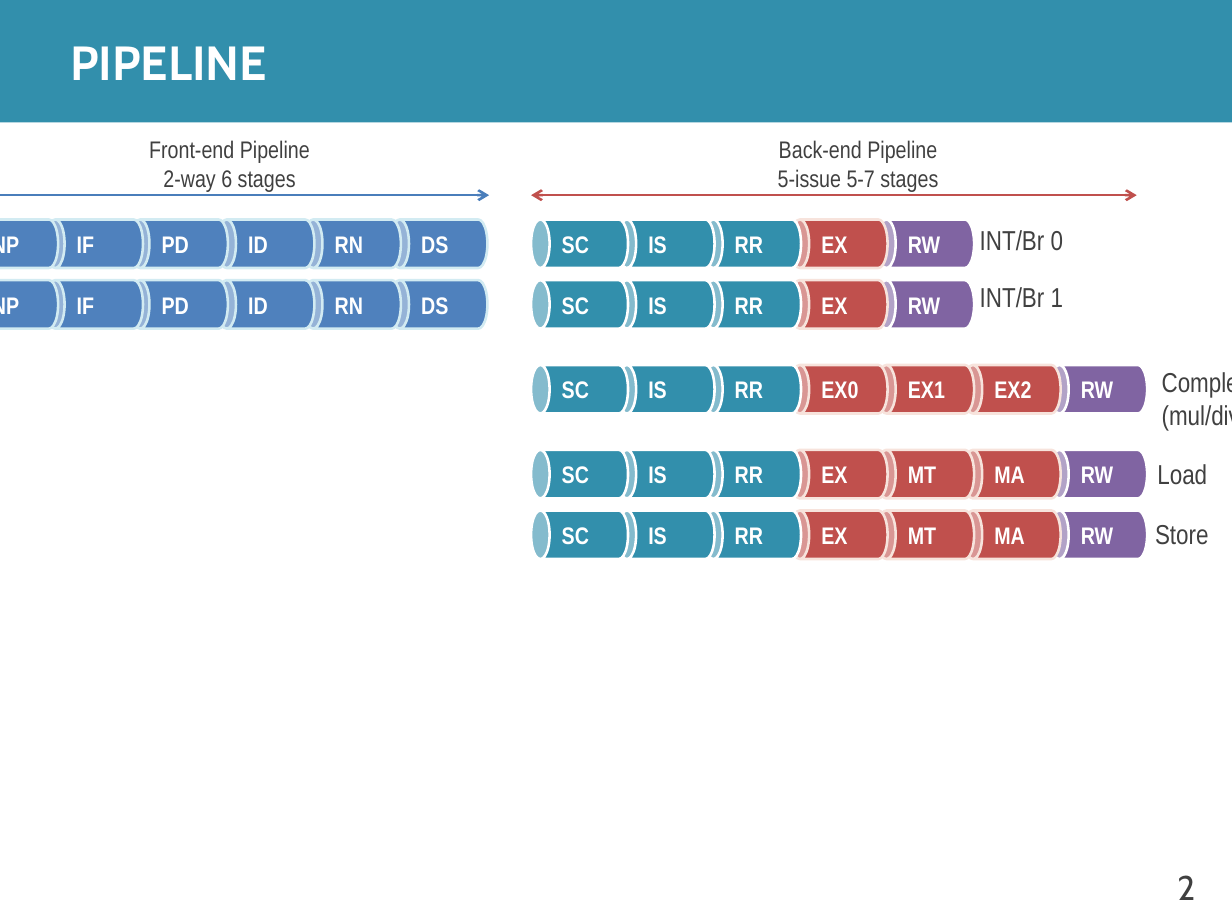
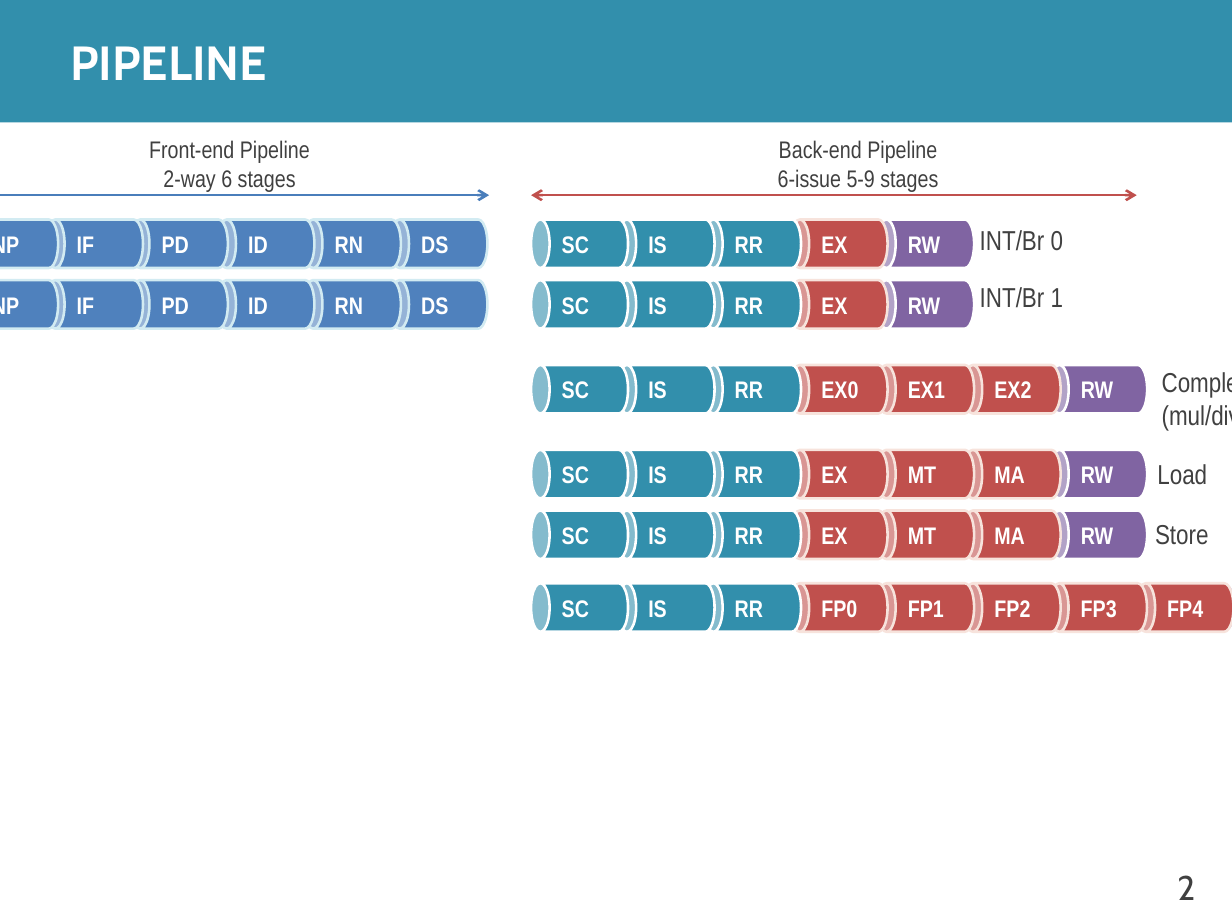
Before and after one commit to rsd-devel/rsd, a slide deck: slide 2 of Docs/Images/rsd.pptx. Drawn at 1232x924 pixels with LibreOffice and Linux fonts; fonts in the diff are those of the drawing. Boxes give left, top, right and bottom in pixels: in the first picture for what was removed or moved away, otherwise in the second. Text is boxed around its words. In the diff, an @@ line names an element or a change of style, - is before the commit and + after.

```diff
--- a/Docs/Images/rsd.pptx
+++ b/Docs/Images/rsd.pptx
@@ text at (778,169,938,192): text changed @@
-5-issue 5-7 stages
+6-issue 5-9 stages
@@ cylinder added at (531,584,628,632), fill #328FAC, outline #FFFFFF 1.5 pt, 14 pt, text #FFFFFF, bold @@
+SC
@@ cylinder added at (617,584,715,632), fill #328FAC, outline #FFFFFF 1.5 pt, 14 pt, text #FFFFFF, bold @@
+IS
@@ cylinder added at (703,584,801,632), fill #328FAC, outline #FFFFFF 1.5 pt, 14 pt, text #FFFFFF, bold @@
+RR
@@ cylinder added at (790,584,887,632), fill #C0504D, outline #F7E3DC 1.5 pt, 14 pt, text #FFFFFF, bold @@
+FP0
@@ cylinder added at (877,584,975,632), fill #C0504D, outline #F7E3DC 1.5 pt, 14 pt, text #FFFFFF, bold @@
+FP1
@@ cylinder added at (963,584,1061,632), fill #C0504D, outline #F7E3DC 1.5 pt, 14 pt, text #FFFFFF, bold @@
+FP2
@@ cylinder added at (1050,584,1147,632), fill #C0504D, outline #F7E3DC 1.5 pt, 14 pt, text #FFFFFF, bold @@
+FP3
@@ cylinder added at (1136,584,1232,632), fill #C0504D, outline #F7E3DC 1.5 pt, 14 pt, text #FFFFFF, bold @@
+FP4
@@ cylinder added at (1217,584,1232,632), fill #8064A2, outline #FFFFFF 1.5 pt, 14 pt, text #FFFFFF, bold @@
+RW
```
Also in this commit, not shown: 2 other slides changed, 1 other file.
